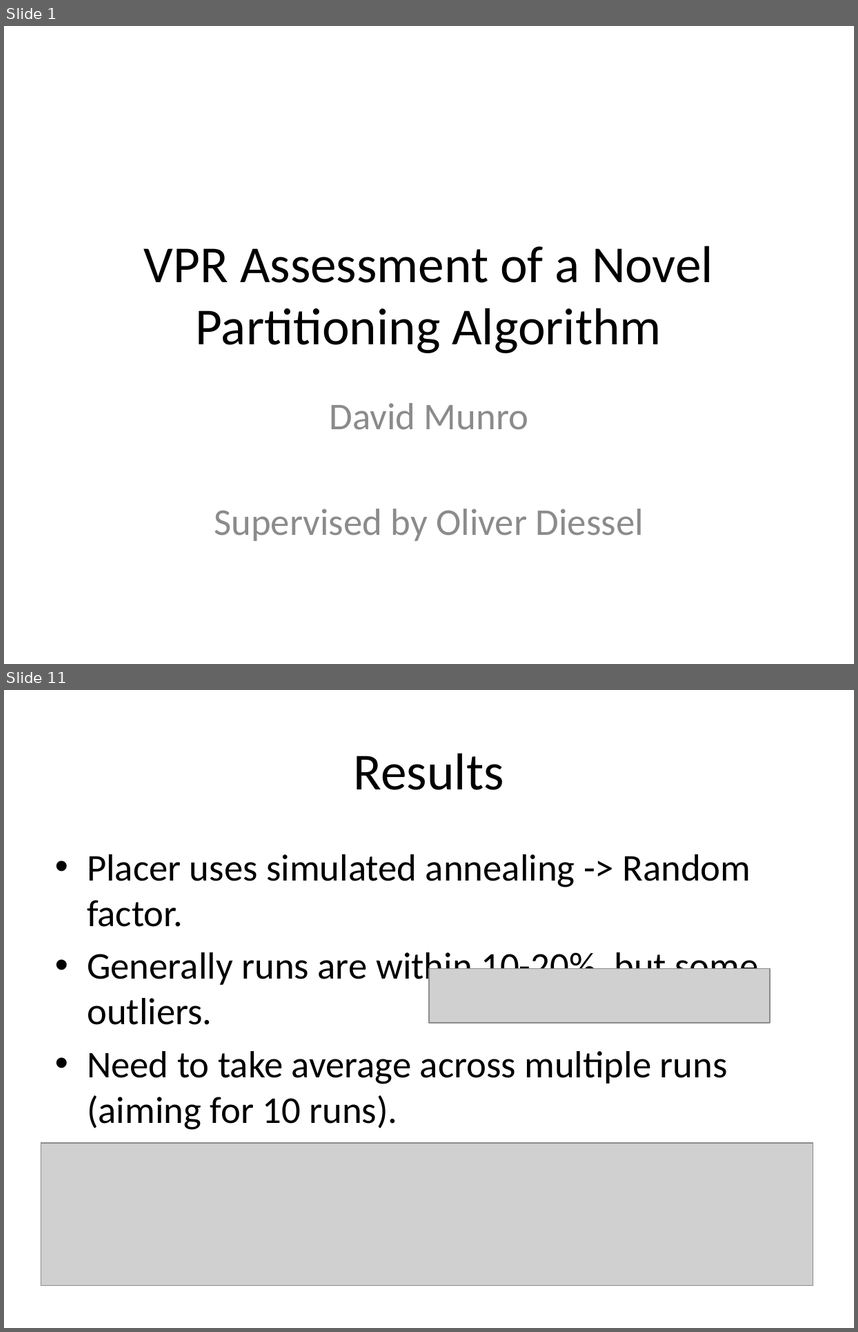
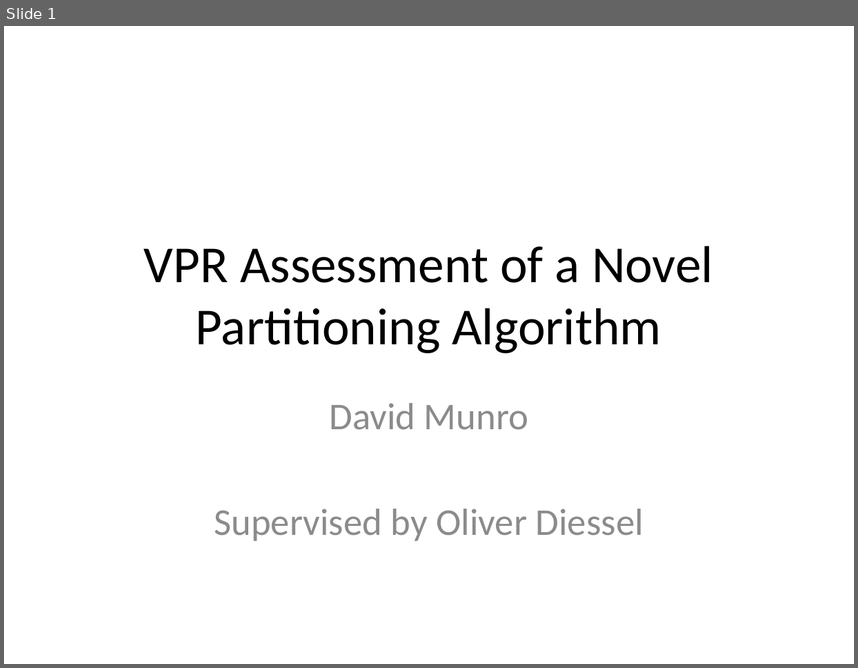
Before and after one commit to Jemima/ths, a slide deck: demo.pptx. Shown one above the other, each under a label of ours: slides 1 and 11 before the commit, slide 1 after it; the slides between them are not shown. The pictures are 858x1332 and 858x668 pixels, drawn with LibreOffice and Linux fonts; fonts in the diff are those of the drawing; grey boxes stand for pictures. Boxes give left, top, right and bottom in pixels: in the first picture for what was removed or moved away, otherwise in the second. Text is boxed around its words. In the diff, an @@ line names an element or a change of style, - is before the commit and + after.

```diff
--- a/demo.pptx
+++ b/demo.pptx
@@ slide 11 removed at (4,690,854,1328), background #FFFFFF @@
@@ title removed at (354,753,504,790) @@
-Results
@@ text removed at (87,854,758,1130) @@
-• Placer uses simulated annealing -> Random factor.
-• Generally runs are within 10-20%, but some outliers.
-• Need to take average across multiple runs (aiming for 10 runs).
@@ picture removed at (429,969,770,1023) @@
@@ picture removed at (41,1142,813,1285) @@
```
Also in this commit, not shown: 7 slides changed, 2 slides added, 4 other slides removed, 11 other files.
